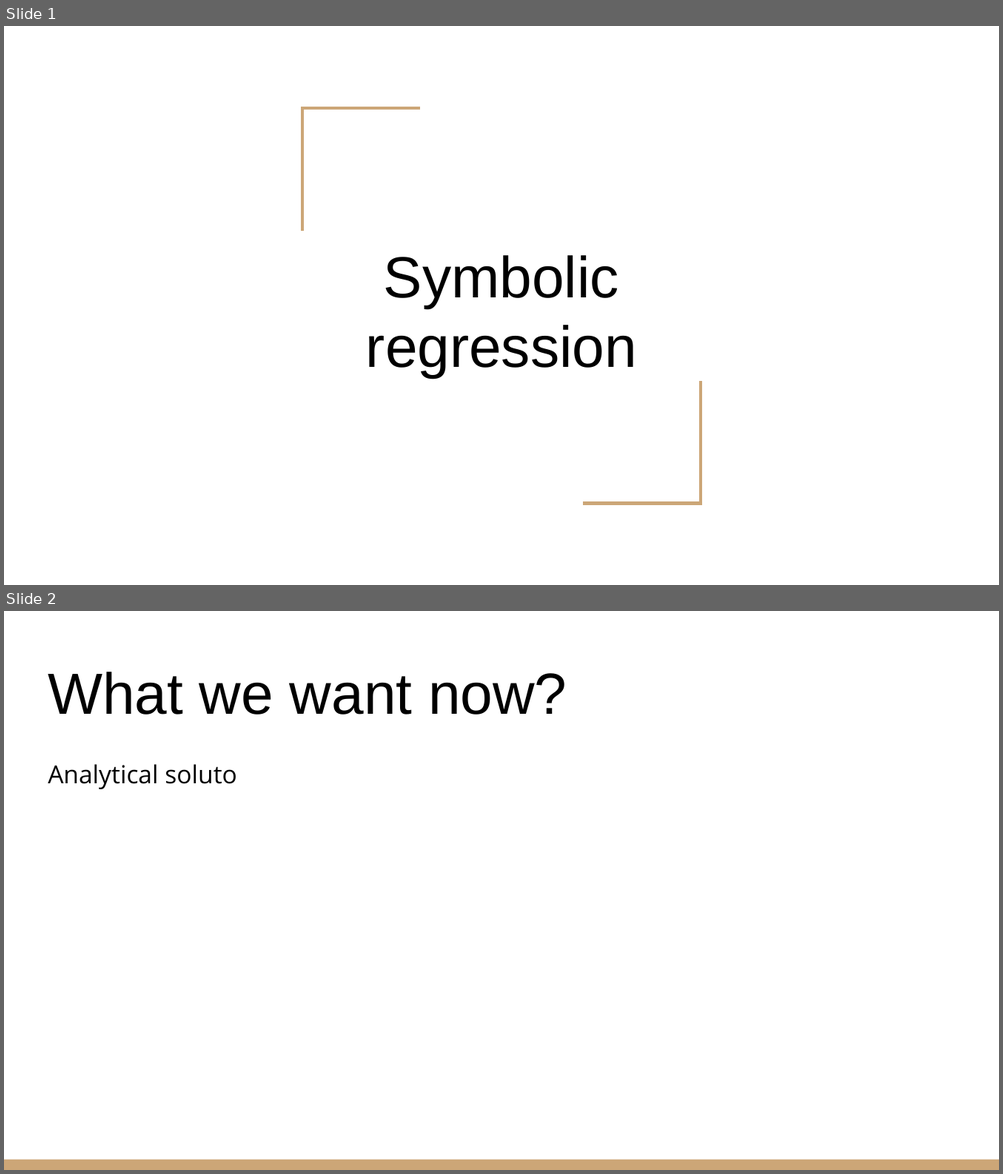
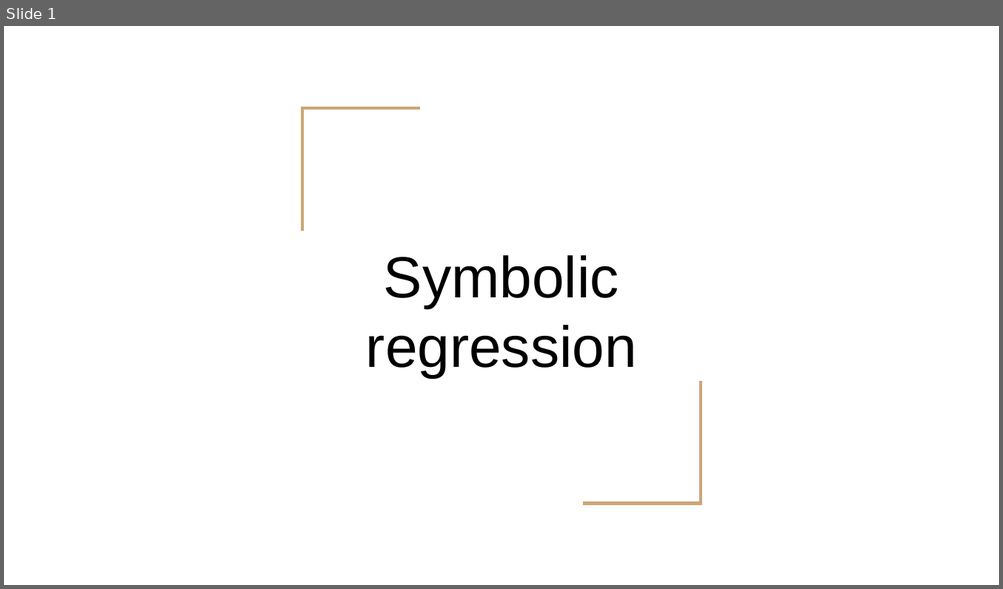
Before and after one commit to carlosal1015/neural-networks-aplications, a slide deck: lecture/Lecture3.pptx. Shown one above the other, each under a label of ours: slides 1 and 2 before the commit, slide 1 after it. The pictures are 1003x1174 and 1003x589 pixels, drawn with LibreOffice and Linux fonts; fonts in the diff are those of the drawing. Boxes give left, top, right and bottom in pixels: in the first picture for what was removed or moved away, otherwise in the second. Text is boxed around its words. In the diff, an @@ line names an element or a change of style, - is before the commit and + after.

```diff
--- a/lecture/Lecture3.pptx
+++ b/lecture/Lecture3.pptx
@@ slide 2 removed at (4, 611, 999, 1170), background #FFFFFF @@
@@ title removed at (48, 672, 566, 715) @@
-What we want now?
@@ text removed at (48, 764, 237, 789) @@
-Analytical soluto
@@ rectangle removed at (4, 1160, 999, 1170) @@
```
Also in this commit, not shown: 1 slide changed, 5 slides added, 17 other files.
